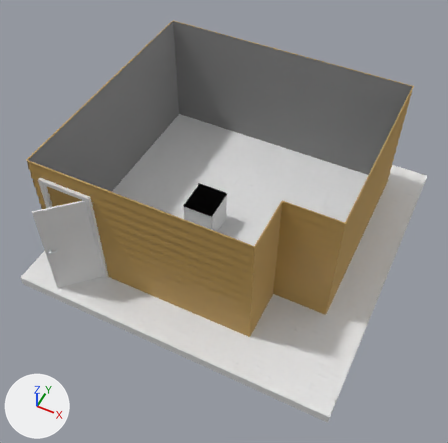
The Blender file Projects/House_2.blend as it was, and as the next commit left it.
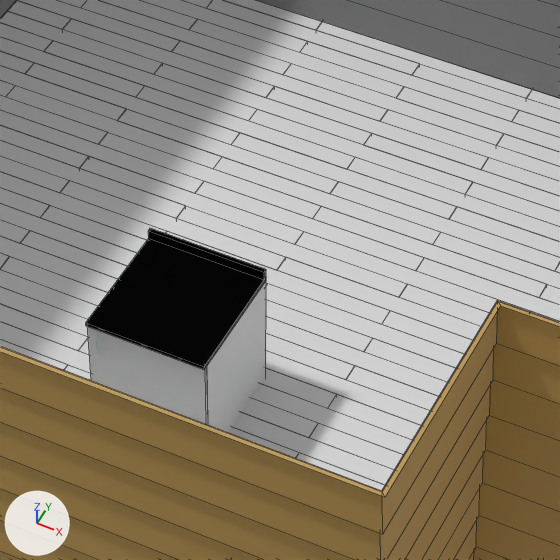
Each version appears first whole from a camera (50 mm lens) standing at (4.27, -7.45, 9.39) and looking at (0.84, -0.6, 0.83), and next in a close-up on the part from 36% to 66% of the width and 29% to 59% of the height. The axes (+X, +Y, +Z) are drawn at lower left. The lights are the same throughout. The close-ups show mesh edges as thin lines.

Objects in the first close-up: 'Cabinet1', 'Cabinet1_Door', 'Countertop1.001', 'Cube', 'Room', 'Wall_cover'.
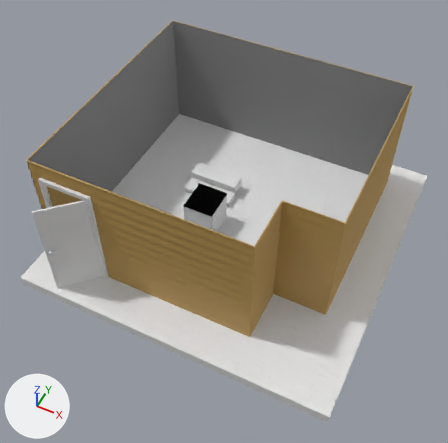
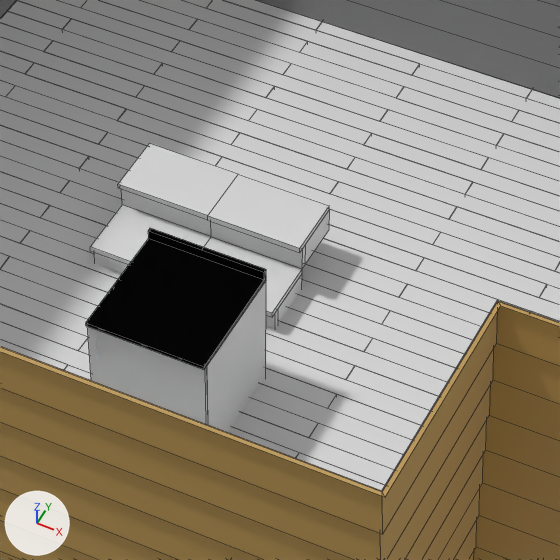
Pixel boxes (x1, y1, x2, y2) of what changed, in the close-ups (560 x 560 px):
'Stairs', added
    after: (90, 143, 329, 329)

The change, as a list of edits to the scene's bpy script:
```text
Add mat_stairs_material:
    mat_stairs_material = bpy.data.materials.new('Stairs_material')
    # nodes: BsdfAnisotropic, BsdfDiffuse, MixShader, OutputMaterial
Add me_stairs:
    me_stairs.from_pydata(...)  # 47 vertices, 36 faces; spans x 0.0..0.5, y -0.03..0.9, z 0.0..0.51
    me_stairs.materials.append(mat_stairs_material)
Add ob_stairs:
    ob_stairs = bpy.data.objects.new('Stairs', me_stairs)
    ob_stairs.location = (0.0, 0.0, 0.0)
    _m = ob_stairs.modifiers.new('Mirror', 'MIRROR')
    _m.use_clip = True
```
